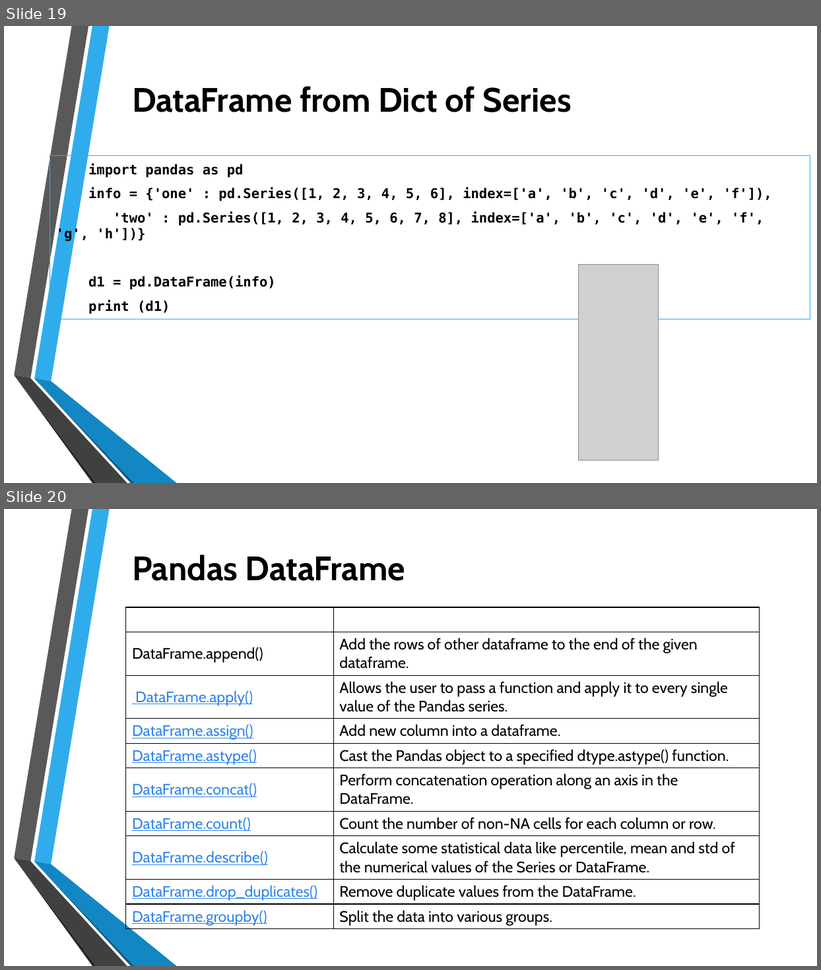
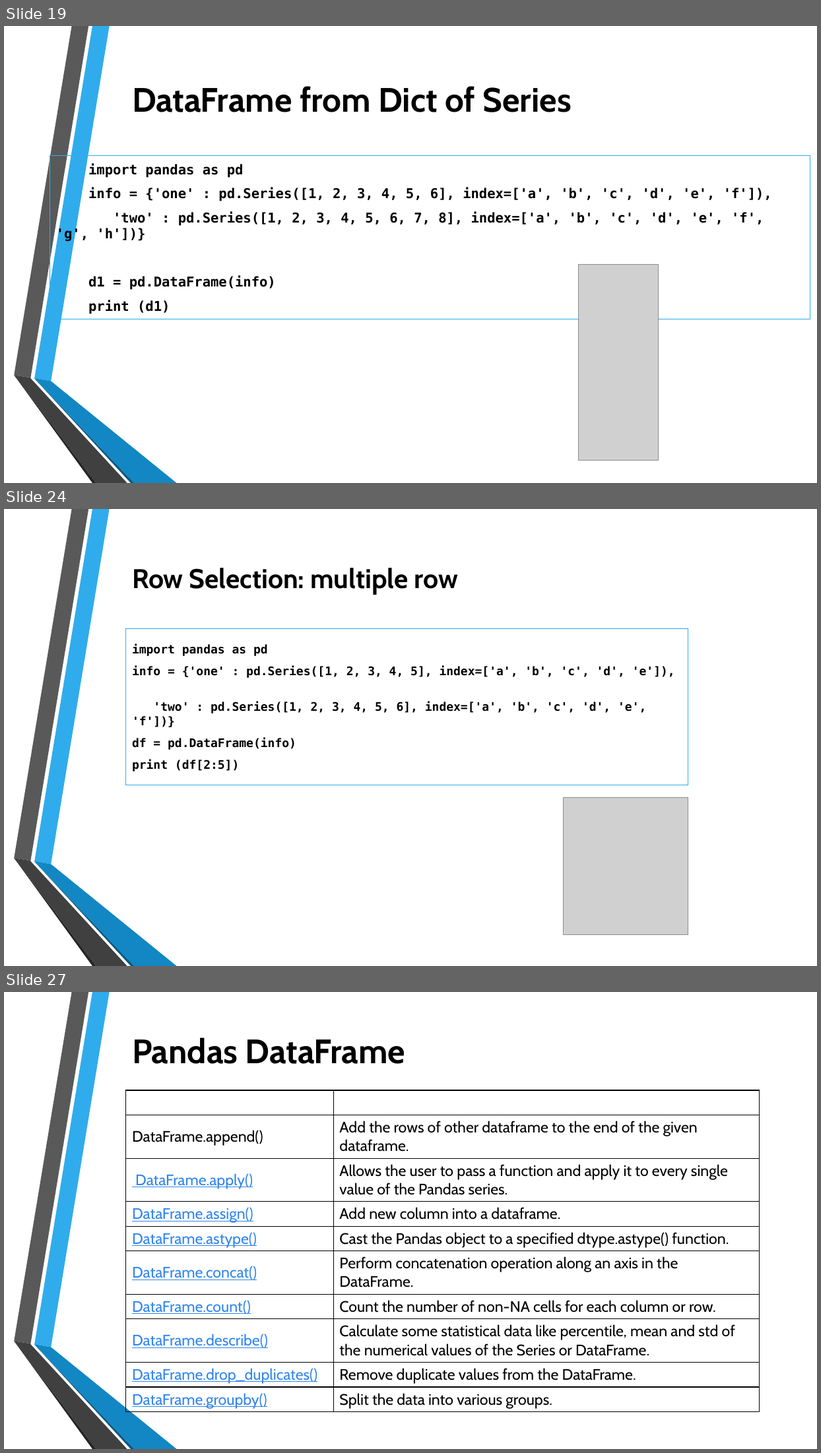
Before and after one commit to thetnaingtunerp/dax, a slide deck: PythonDAX/Data Analysis with Python.pptx. Shown one above the other, each under a label of ours: slides 19 and 20 before the commit, slides 19, 24 and 27 after it; the slides between them are not shown. The pictures are 821x970 and 821x1453 pixels, drawn with LibreOffice and Linux fonts; fonts in the diff are those of the drawing; grey boxes stand for pictures; background and template pictures are left out. Boxes give left, top, right and bottom in pixels: in the first picture for what was removed or moved away, otherwise in the second. Text is boxed around its words. In the diff, an @@ line names an element or a change of style, - is before the commit and + after.

```diff
--- a/PythonDAX/Data Analysis with Python.pptx
+++ b/PythonDAX/Data Analysis with Python.pptx
@@ slide 24 added at (4, 509, 817, 966), background picture (left out); not listed: 6 template elements that a slide beside it also shows @@
@@ title added at (132, 568, 458, 595), 32 pt, text #000000, bold @@
+Row Selection: multiple row
@@ text added at (126, 628, 688, 786), outline #30ACEC 0.75 pt, 14 pt, text #000000, bold @@
+import pandas as pd
+info = {'one' : pd.Series([1, 2, 3, 4, 5], index=['a', 'b', 'c', 'd', 'e']),
+'two' : pd.Series([1, 2, 3, 4, 5, 6], index=['a', 'b', 'c', 'd', 'e', 'f'])}
+df = pd.DataFrame(info)
+print (df[2:5])
@@ picture added at (564, 798, 688, 935) @@
@@ what was slide 20 is now slide 27 @@
```
Also in this commit, not shown: 6 other slides added, 1 other file.
